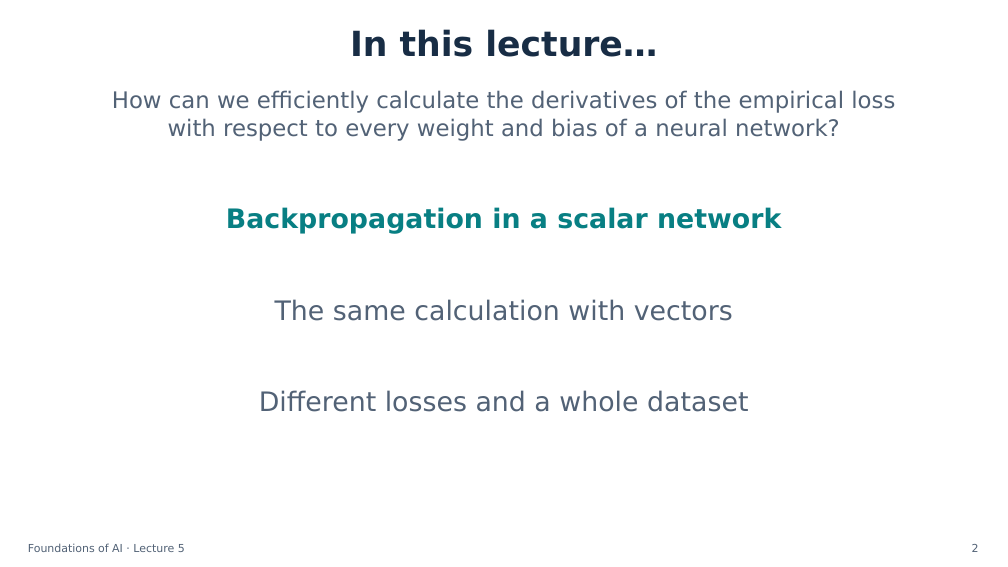
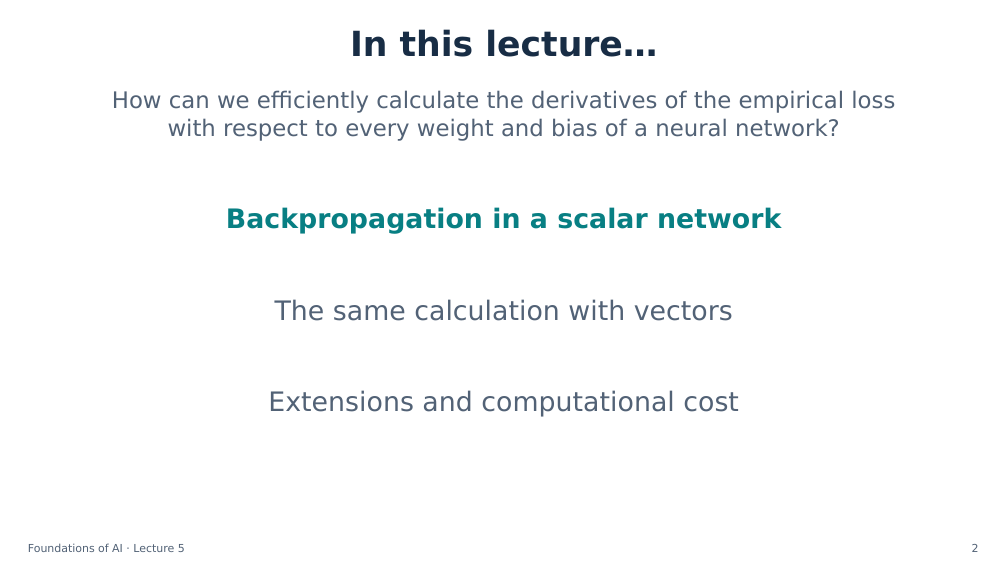
Before and after one commit to semtm0051/2026_27, a slide deck: slide 2 of Week_05/Slides/Week_05 - Slides.pptx. Drawn at 1008x567 pixels with LibreOffice and Linux fonts; fonts in the diff are those of the drawing. Boxes give left, top, right and bottom in pixels: in the first picture for what was removed or moved away, otherwise in the second. Text is boxed around its words. In the diff, an @@ line names an element or a change of style, - is before the commit and + after.

Commit message:
Rename Week 5 agenda topic to Extensions and computational cost

```diff
--- a/Week_05/Slides/Week_05 - Slides.pptx
+++ b/Week_05/Slides/Week_05 - Slides.pptx
@@ text at box(268, 390, 739, 417): text changed @@
-Different losses and a whole dataset
+Extensions and computational cost
```
Also in this commit, not shown: 2 other slides changed, 1 other file.
